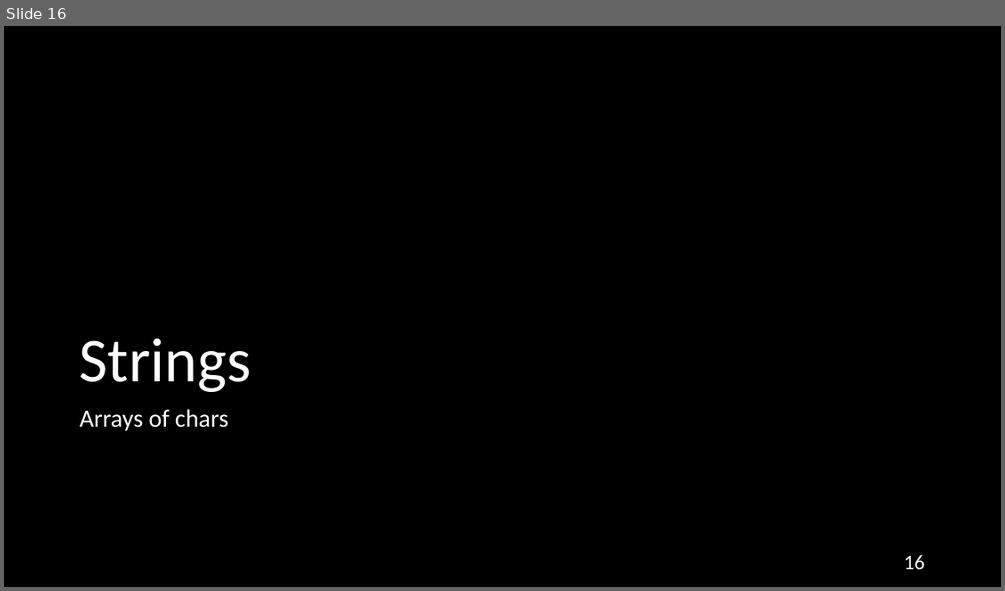
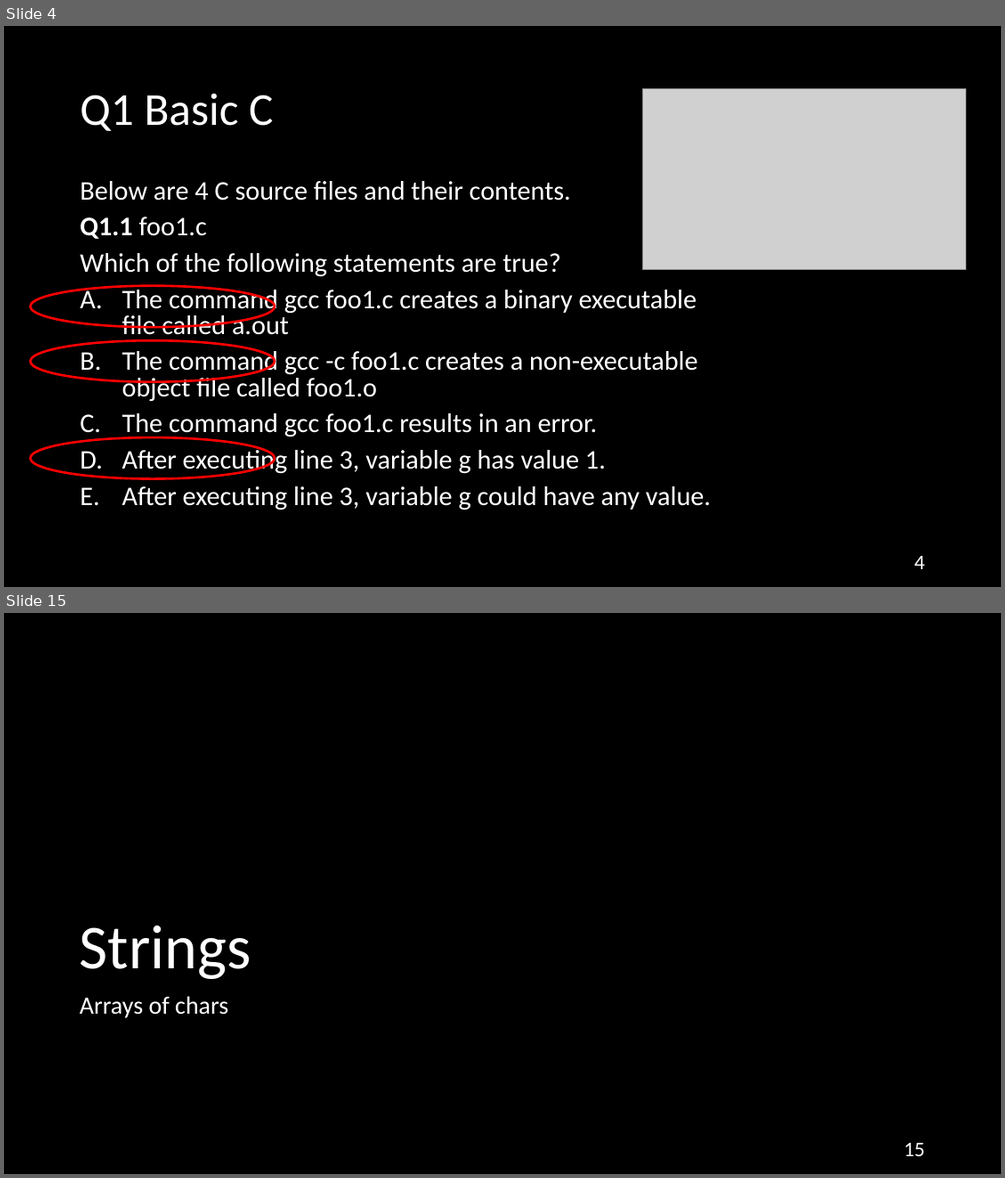
Before and after one commit to NYU-CSO/nyu-cso.github.io, a slide deck: rec-notes/r06.pptx. Shown one above the other, each under a label of ours: slide 16 before the commit, slides 4 and 15 after it; the slides between them are not shown. The pictures are 1005x591 and 1005x1178 pixels, drawn with LibreOffice and Linux fonts; fonts in the diff are those of the drawing; grey boxes stand for pictures. Boxes give left, top, right and bottom in pixels: in the first picture for what was removed or moved away, otherwise in the second. Text is boxed around its words. In the diff, an @@ line names an element or a change of style, - is before the commit and + after.

```diff
--- a/rec-notes/r06.pptx
+++ b/rec-notes/r06.pptx
@@ slide 4 added at box(4, 26, 1001, 587), background #000000 @@
@@ title added at box(80, 93, 273, 131), 44 pt, text #FFFFFF @@
+Q1 Basic C
@@ picture added at box(643, 89, 966, 270) @@
@@ text added at box(80, 181, 711, 510), 25.9 pt, text #FFFFFF @@
+Below are 4 C source files and their contents.
+Q1.1 foo1.c
+Which of the following statements are true?
+A. The command gcc foo1.c creates a binary executable file called a.out
+B. The command gcc -c foo1.c creates a non-executable object file called foo1.o
+C. The command gcc foo1.c results in an error.
+D. After executing line 3, variable g has value 1.
+E. After executing line 3, variable g could have any value.
@@ ellipse added at box(30, 286, 275, 327), outline #FF0000 2.25 pt @@
@@ ellipse added at box(30, 341, 275, 382), outline #FF0000 2.25 pt @@
@@ ellipse added at box(30, 437, 275, 478), outline #FF0000 2.25 pt @@
@@ page number added at box(914, 556, 925, 569), 20 pt, text #FFFFFF @@
+4
@@ what was slide 16 is now slide 15 @@
@@ page number at box(904, 1143, 925, 1156): text changed @@
-16
+15
```
Also in this commit, not shown: 9 slides changed, 12 other slides added, 12 slides removed, 1 other file.
